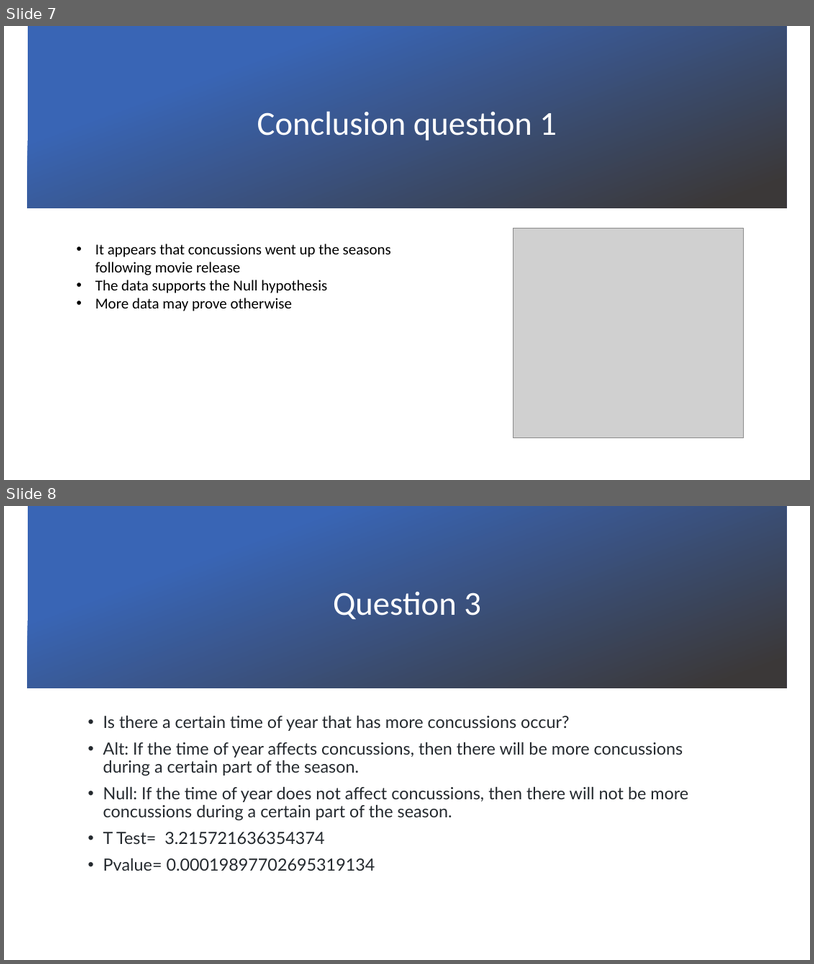
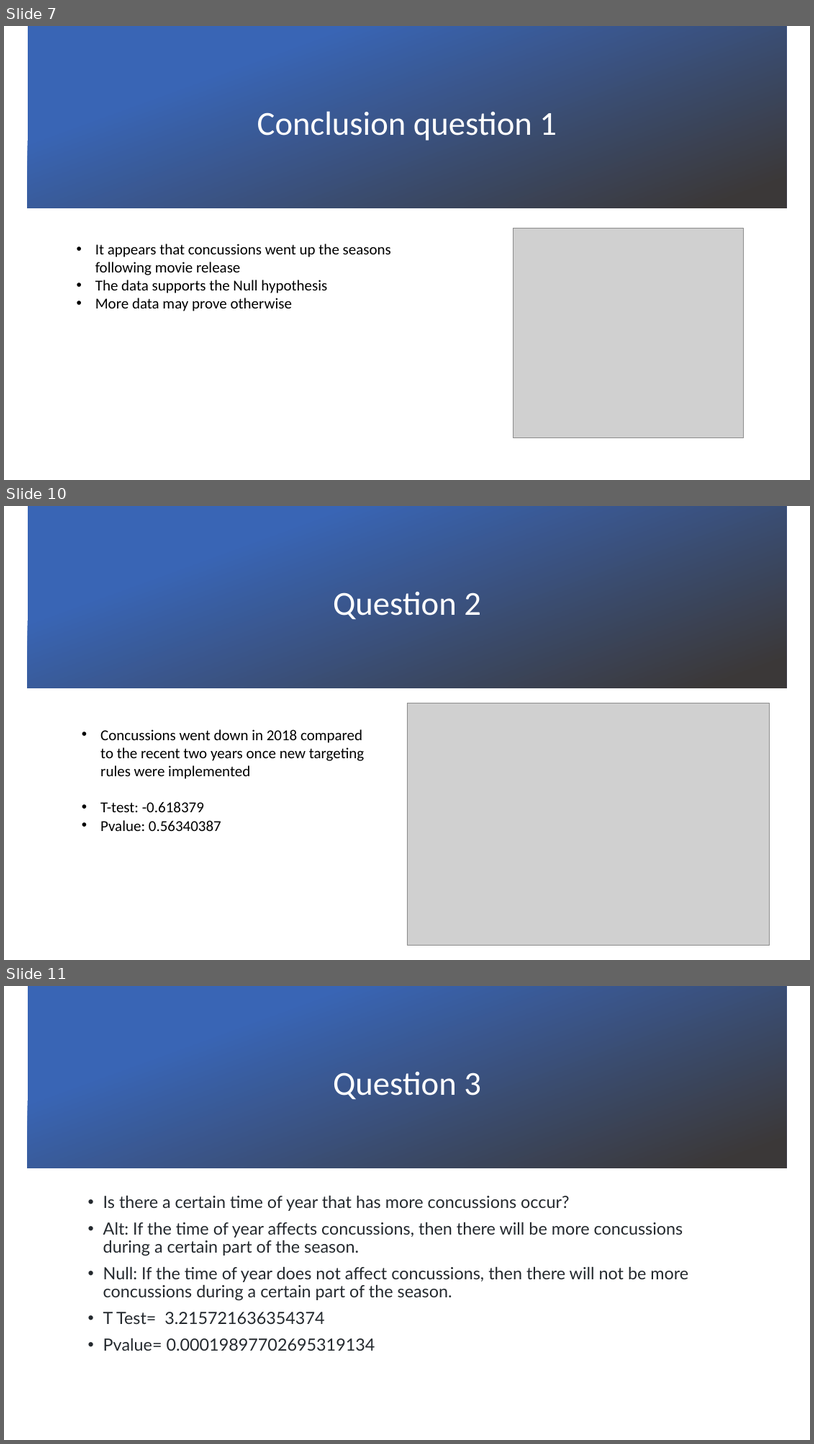
Before and after one commit to trippy64/ConcussionGroupA, a slide deck: Concussions in the NFL.pptx. Shown one above the other, each under a label of ours: slides 7 and 8 before the commit, slides 7, 10 and 11 after it; the slides between them are not shown. The pictures are 814x964 and 814x1444 pixels, drawn with LibreOffice and Linux fonts; fonts in the diff are those of the drawing; grey boxes stand for pictures; background and template pictures are left out. Boxes give left, top, right and bottom in pixels: in the first picture for what was removed or moved away, otherwise in the second. Text is boxed around its words. In the diff, an @@ line names an element or a change of style, - is before the commit and + after.

```diff
--- a/Concussions in the NFL.pptx
+++ b/Concussions in the NFL.pptx
@@ slide 10 added at <box>4,506,810,960</box>, background picture (left out) @@
@@ rectangle added at <box>28,506,787,688</box>, fill gradient #3965B5 to #3B3838 @@
@@ title added at <box>333,592,481,619</box>, 40 pt, text #FFFFFF @@
+Question 2
@@ picture added at <box>407,703,771,945</box> @@
@@ text added at <box>100,729,364,831</box>, 18 pt, text #000000 @@
+• Concussions went down in 2018 compared to the recent two years once new targeting rules were implemented
+• T-test: -0.618379
+• Pvalue: 0.56340387
@@ what was slide 8 is now slide 11 @@
```
Also in this commit, not shown: 1 slide changed, 2 other slides added, 4 other files.
